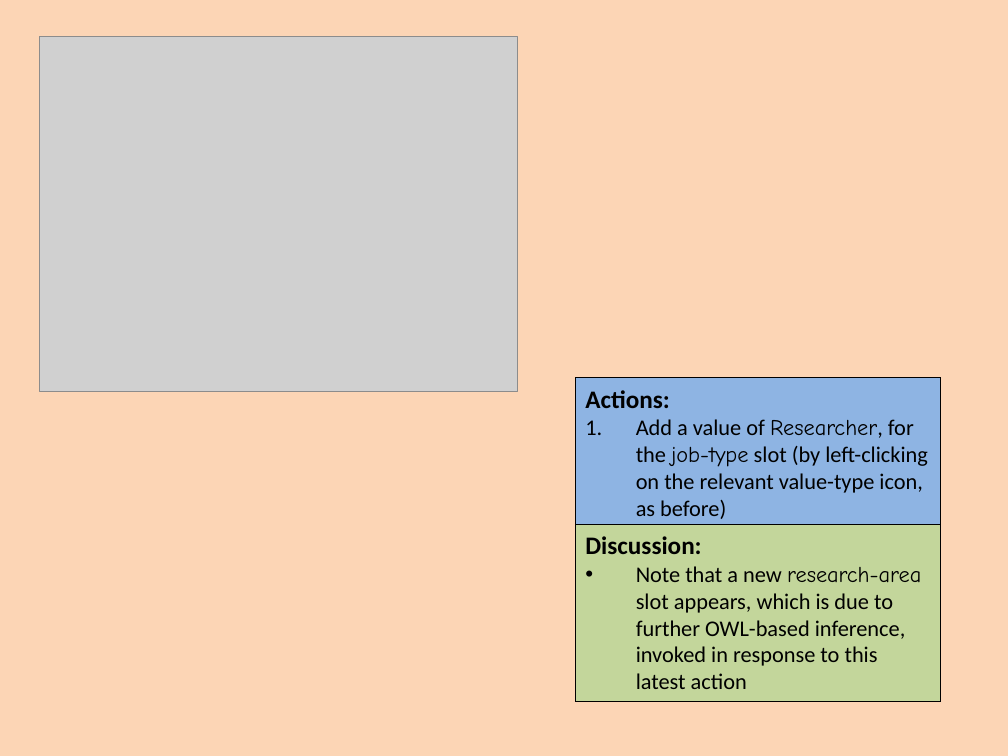
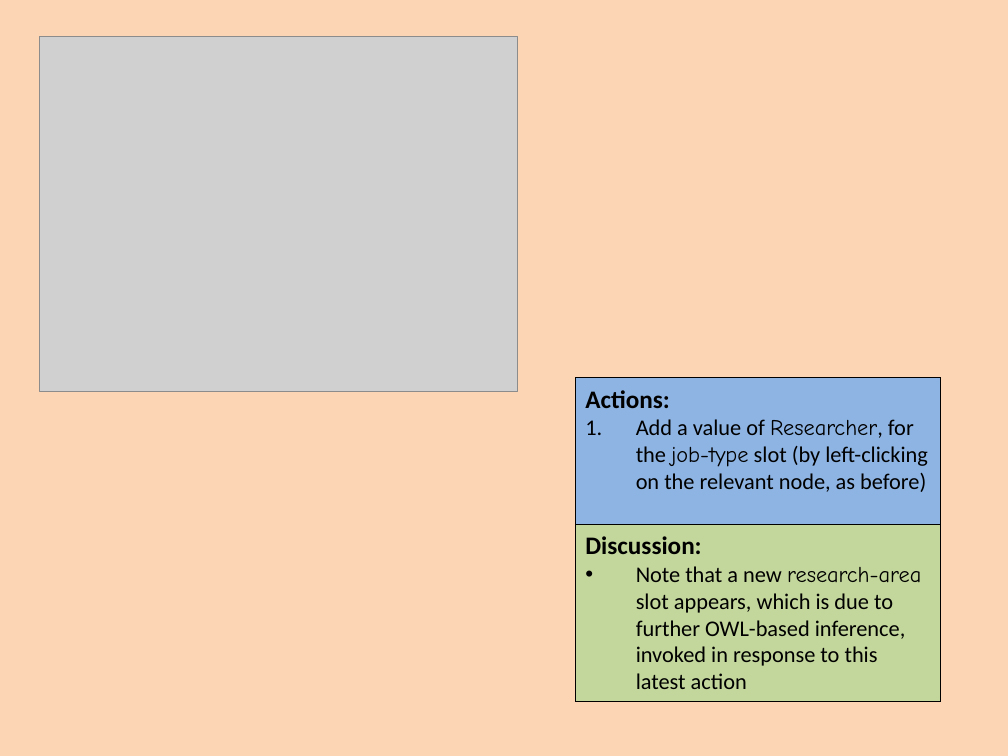
Before and after one commit to colin-puleston/mekon-hobo, a slide deck: slide 35 of docs/MEKON-HOBO Introductory Tutorial.pptx. Drawn at 1008x756 pixels with LibreOffice and Linux fonts; fonts in the diff are those of the drawing; grey boxes stand for pictures. Boxes give left, top, right and bottom in pixels: in the first picture for what was removed or moved away, otherwise in the second. Text is boxed around its words. In the diff, an @@ line names an element or a change of style, - is before the commit and + after.

```diff
--- a/docs/MEKON-HOBO Introductory Tutorial.pptx
+++ b/docs/MEKON-HOBO Introductory Tutorial.pptx
@@ text in rectangle at [636,419,928,492]: text changed @@
-1. Add a value of Researcher, for the job-type slot (by left-clicking on the relevant value-type icon, as before)
+1. Add a value of Researcher, for the job-type slot (by left-clicking on the relevant node, as before)
```
Also in this commit, not shown: 13 other slides changed.
